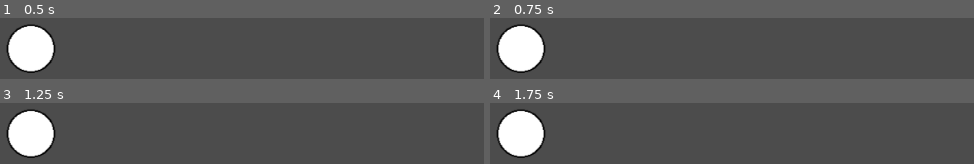
Above: before the commit, frames 1-4 (two rows, left to right).
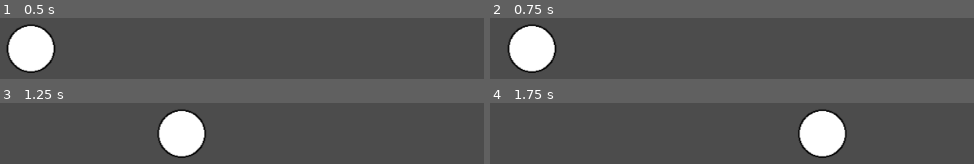
Above: after the commit, the same moments.

Repository: Beetron/2dgolf
Game: Godot game, scene res://Test.tscn
Same seed, same stepped clock (60 frames per second), same inputs: the game is played once before the commit and once after it.
Inputs (mouse positions are in pixels of both pictures, inside the frame that each line leads up to):
- Up to frame 1 (0.5 s): no input
- Up to frame 2 (0.75 s): tap Enter at 0.5 s; move the mouse to (outside the picture) at 0.52 s; click (outside the picture) at 0.67 s
- Up to frame 3 (1.25 s): no input
- Up to frame 4 (1.75 s): move the mouse to (outside the picture) at 1.27 s; click (outside the picture) at 1.42 s

Frame 1 is identical in both runs. In frame 2, 4.5% of the frame differs, in the area x 1-14%, y 9-91%; in frame 3, 12%, in the area x 1-43%, y 9-91%; in frame 4, 12%.

Commit message:
Move a ball

Diff:
--- /dev/null
+++ b/RigidBody2D.gd
@@ -0,0 +1,32 @@
+extends RigidBody2D
+
+
+# Declare member variables here. Examples:
+# var a = 2
+# var b = "text"
+var offset = Vector2(0, 0)
+var hitForce = Vector2(300, 0)
+var frictionSlowdown = 0.03
+
+
+# Called when the node enters the scene tree for the first time.
+func _ready():
+
+	return # Replace with function body.
+
+
+func _input(event):
+	#if event.is_action_pressed("jump"):
+	if event is InputEventMouseButton:
+		apply_impulse(offset, hitForce)
+	return
+
+
+func _integrate_forces(state):
+	#Apply friction
+	state.apply_central_impulse(-state.linear_velocity * frictionSlowdown)
+	return
+
+# Called every frame. 'delta' is the elapsed time since the previous frame.
+#func _process(delta):
+#	pass
--- a/Test.tscn
+++ b/Test.tscn
@@ -1,7 +1,8 @@
-[gd_scene load_steps=5 format=2]
+[gd_scene load_steps=6 format=2]
 
 [ext_resource path="res://ball.png" type="Texture" id=1]
 [ext_resource path="res://Test.gd" type="Script" id=2]
+[ext_resource path="res://RigidBody2D.gd" type="Script" id=3]
 
 [sub_resource type="CircleShape2D" id=1]
 radius = 31.7567
@@ -20,6 +21,7 @@
 
 [node name="RigidBody2D" type="RigidBody2D" parent="."]
 gravity_scale = 0.0
+script = ExtResource( 3 )
 
 [node name="CollisionShape2D" type="CollisionShape2D" parent="RigidBody2D"]
 shape = SubResource( 1 )
